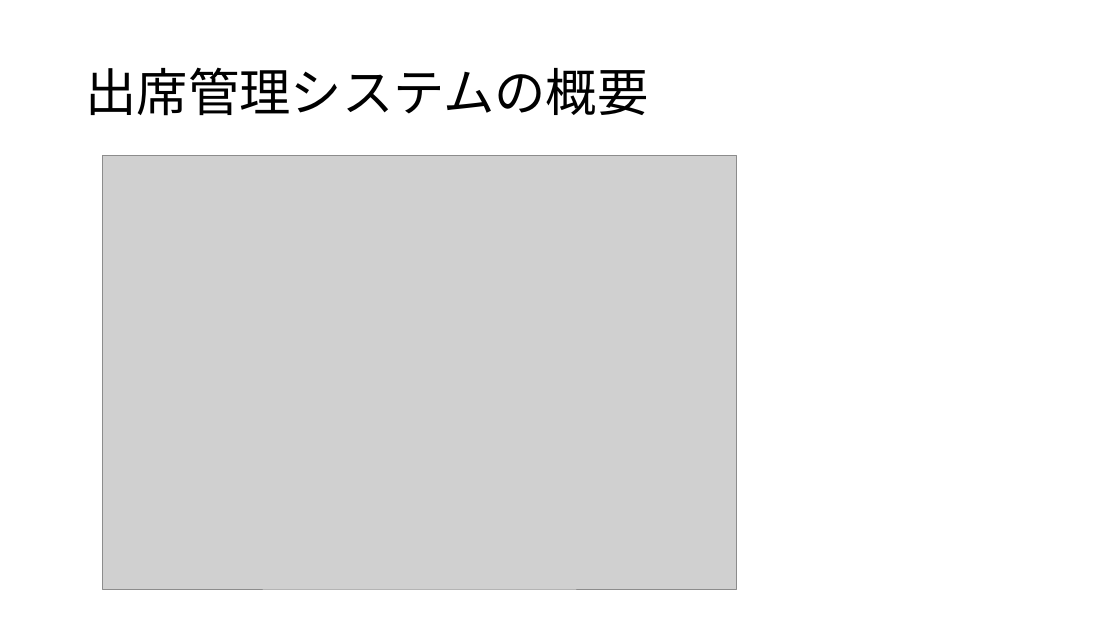
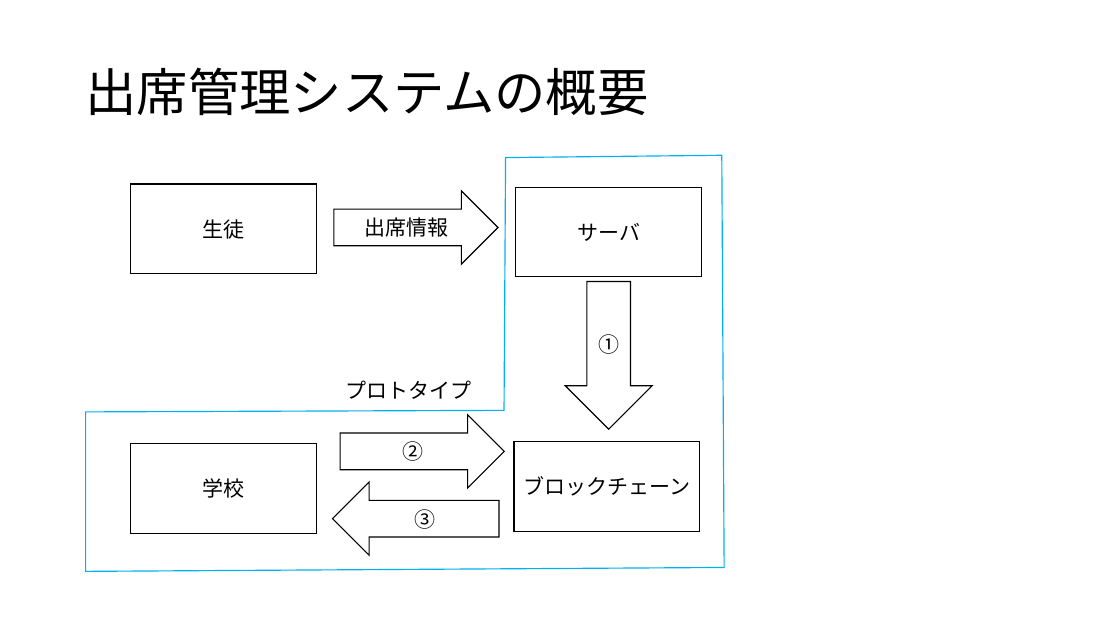
Before and after one commit to HYuta730/study, a slide deck: slide 8 of 発表資料_218K6078_檜山祐太.pptx. Drawn at 1120x630 pixels with LibreOffice and Linux fonts; fonts in the diff are those of the drawing; grey boxes stand for pictures. Boxes give left, top, right and bottom in pixels: in the first picture for what was removed or moved away, otherwise in the second. Text is boxed around its words. In the diff, an @@ line names an element or a change of style, - is before the commit and + after.

```diff
--- a/発表資料_218K6078_檜山祐太.pptx
+++ b/発表資料_218K6078_檜山祐太.pptx
@@ freeform shape added at (x1=86, y1=155, x2=724, y2=571), fill #FFFFFF, outline #00B0F0 1 pt @@
@@ picture removed at (x1=103, y1=155, x2=737, y2=589) @@
@@ rectangle added at (x1=130, y1=184, x2=316, y2=274), fill #FFFFFF, outline #000000 1 pt, 18 pt, text #000000 @@
+生徒
@@ right arrow added at (x1=334, y1=191, x2=498, y2=264), fill #FFFFFF, outline #000000 1 pt, 18 pt, text #000000 @@
+出席情報
@@ rectangle added at (x1=516, y1=187, x2=702, y2=277), fill #FFFFFF, outline #000000 1 pt, 18 pt, text #000000 @@
+サーバ
@@ down arrow added at (x1=565, y1=281, x2=653, y2=429), fill #FFFFFF, outline #000000 1 pt, 18 pt, text #000000 @@
+①
@@ text added at (x1=346, y1=380, x2=472, y2=399), 18 pt, text #000000 @@
+プロトタイプ
@@ right arrow added at (x1=340, y1=415, x2=504, y2=488), fill #FFFFFF, outline #000000 1 pt, 18 pt, text #000000 @@
+②
@@ rectangle added at (x1=130, y1=444, x2=316, y2=534), fill #FFFFFF, outline #000000 1 pt, 18 pt, text #000000 @@
+学校
@@ rectangle added at (x1=514, y1=442, x2=700, y2=532), fill #FFFFFF, outline #000000 1 pt, 18 pt, text #000000 @@
+ブロックチェーン
@@ right arrow added at (x1=333, y1=482, x2=499, y2=555), fill #FFFFFF, outline #000000 1 pt, 18 pt, text #000000 @@
+③
```
Also in this commit, not shown: 8 other slides changed.
